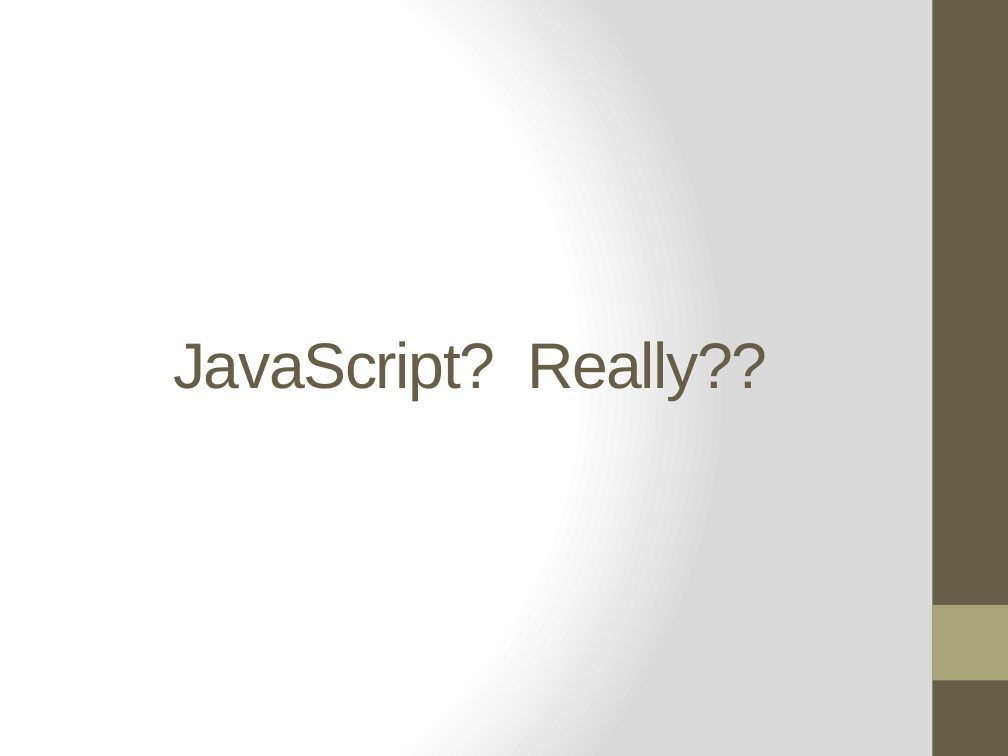
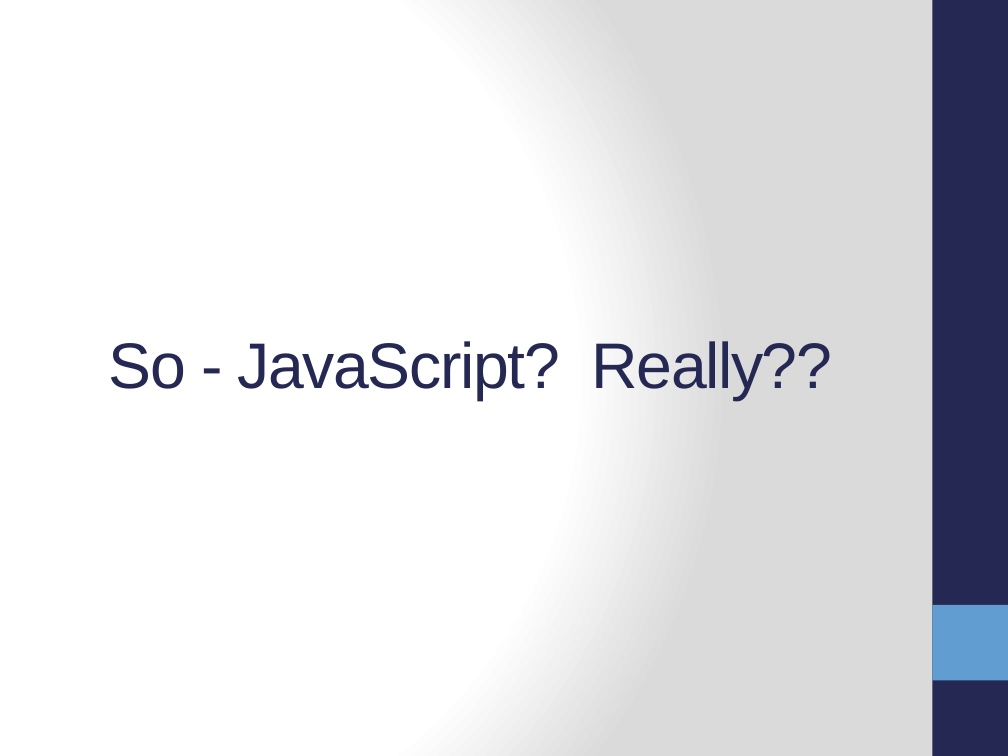
Before and after one commit to ifandelse/DevLink-2011---Getting-Started-With-Nodejs, a slide deck: slide 15 of PowerPoint/GettingStartedWithNodejs.pptx (slide 11 before the commit). Drawn at 1008x756 pixels with LibreOffice and Linux fonts; fonts in the diff are those of the drawing. Boxes give left, top, right and bottom in pixels: in the first picture for what was removed or moved away, otherwise in the second. Text is boxed around its words. In the diff, an @@ line names an element or a change of style, - is before the commit and + after.

```diff
--- a/PowerPoint/GettingStartedWithNodejs.pptx
+++ b/PowerPoint/GettingStartedWithNodejs.pptx
@@ rectangle at [932, 0, 1008, 756]: fill #675E47 to #242852 @@
@@ title at [109, 341, 833, 400]: text changed; text colour #675E47 to #242852 @@
-JavaScript? Really??
+So - JavaScript? Really??
@@ rectangle at [932, 605, 1008, 680]: fill #A9A57C to #629DD1 @@
```
Also in this commit, not shown: 14 other slides changed, 11 slides added, 5 other files.
